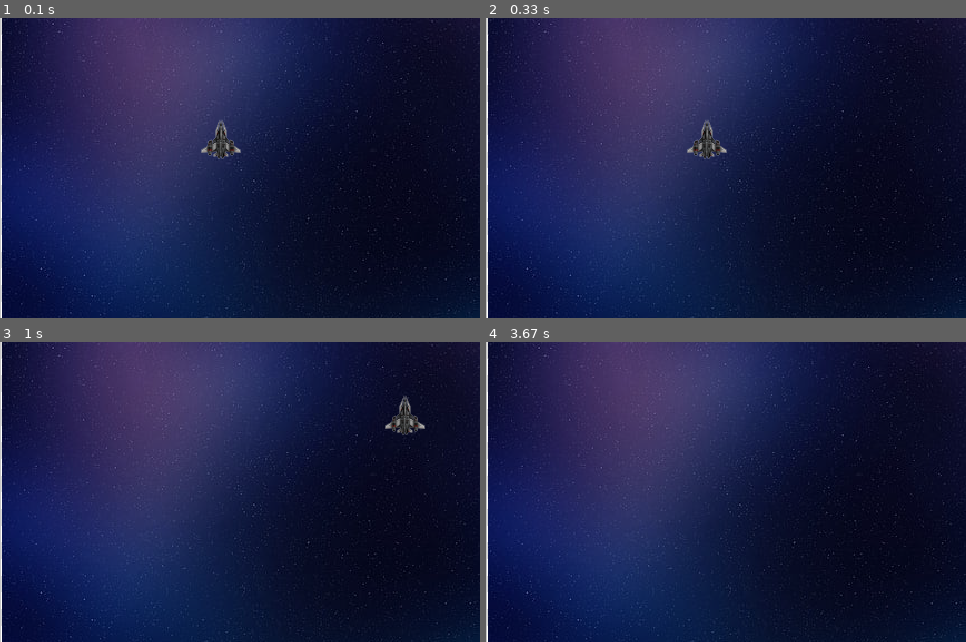
Above: before the commit, frames 1-4 (two rows, left to right).
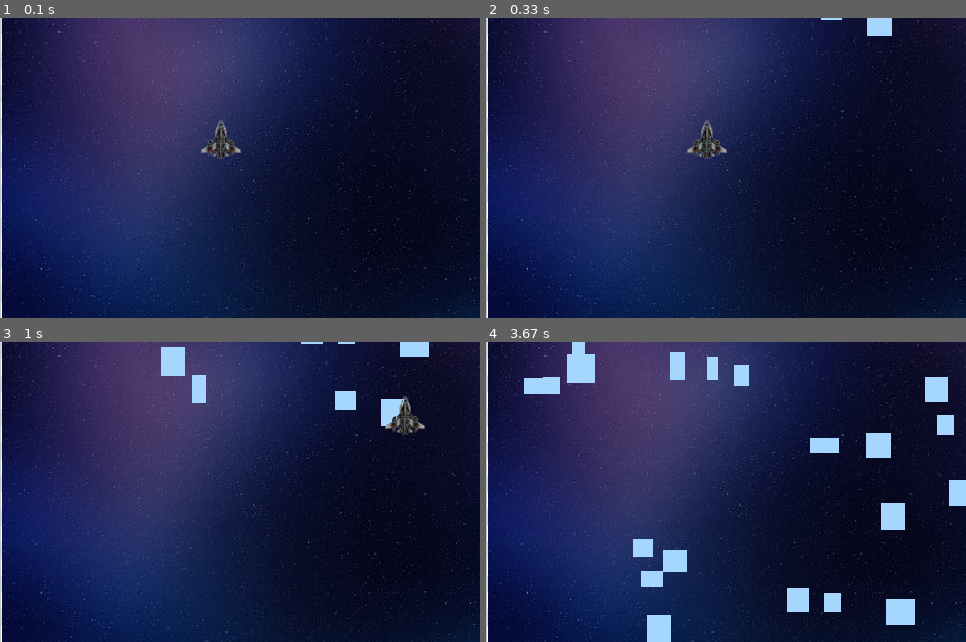
Above: after the commit, the same moments.

Repository: Victor-J-L/JOGO-PETEEL
Game: pygame game, started from JogoEspacial.py
Same seed, same stepped clock (60 frames per second), same inputs: the game is played once before the commit and once after it.
Inputs:
- Up to frame 1 (0.1 s): no input
- Up to frame 2 (0.33 s): no input
- Up to frame 3 (1 s): hold Right 0.33-0.8 s; hold Up from 0.83 s (still down)
- Up to frame 4 (3.67 s): release Up at 1.13 s; hold Right 1.17-1.63 s; hold Left 1.67-2.2 s; hold Down 2.23-2.53 s; hold Left 2.57-2.97 s; hold Up 3-3.37 s; hold Right from 3.4 s (still down)

Frame 1 is identical in both runs. In frame 2, 0.3% of the frame differs, in the area x 69-85%, y 0-6%; in frame 3, 1.7%; in frame 4, 6.3%, in the area x 7-100%, y 0-100%.

Commit message:
Ajustes ate a aula 48

Diff:
--- a/JogoEspacial.py
+++ b/JogoEspacial.py
@@ -1,5 +1,33 @@
 #Jogo Espacial
 import pygame
+import random
+
+class Ret(object):
+    def __init__(self, numeroinicial):
+        self.lista = []
+        for x in range(numeroinicial):
+            leftrandom = random.randrange(2, 560)
+            toprandom = random.randrange(-580, -10)
+            width = random.randrange(10, 30)
+            height = random.randrange(15, 30)
+            self.lista.append(pygame.Rect(leftrandom, toprandom, width, height))
+
+    def mover(self):
+        for retangulo in self.lista:
+            retangulo.move_ip(0, 2)
+
+    def cor(self, superficie):
+        for retangulo in self.lista:
+            pygame.draw.rect(superficie, (165, 214, 254), retangulo)
+
+    def recriar(self):
+         for x in range(len(self.lista)):
+            if self.lista[x].top > 481:
+                leftrandom = random.randrange(2, 560)
+                toprandom = random.randrange(-580, -10)
+                width = random.randrange(10, 30)
+                height = random.randrange(15, 30)
+                self.lista[x] = (pygame.Rect(leftrandom, toprandom, width, height))
 
 class Player(pygame.sprite.Sprite):
     def __init__(self, imagem):
@@ -31,6 +59,9 @@
     img_nave = pygame.image.load("nave.png").convert_alpha()
     jogador = Player(img_nave)
     fundo = pygame.image.load("fundo.png").convert_alpha()
+
+    #Objetos
+    ret= Ret(30)
 
 
     while sair != True:
@@ -74,8 +105,10 @@
 
 
         relogio.tick(50)
-
         tela.blit(fundo, (0, 0))
+        ret.mover()
+        ret.cor(tela)
+        ret.recriar()
         jogador.update(tela)
         jogador.mover(vx,vy)
 
